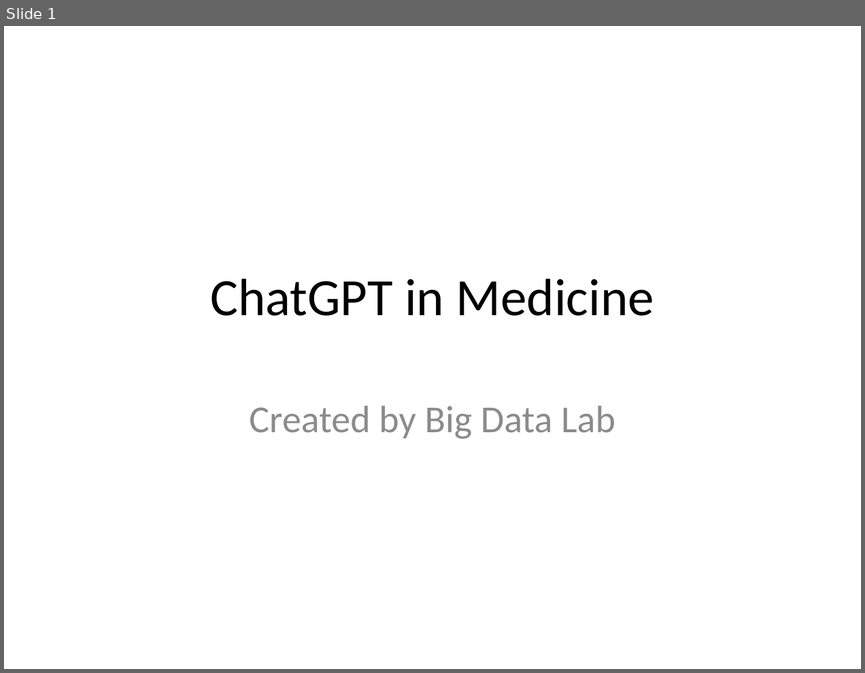
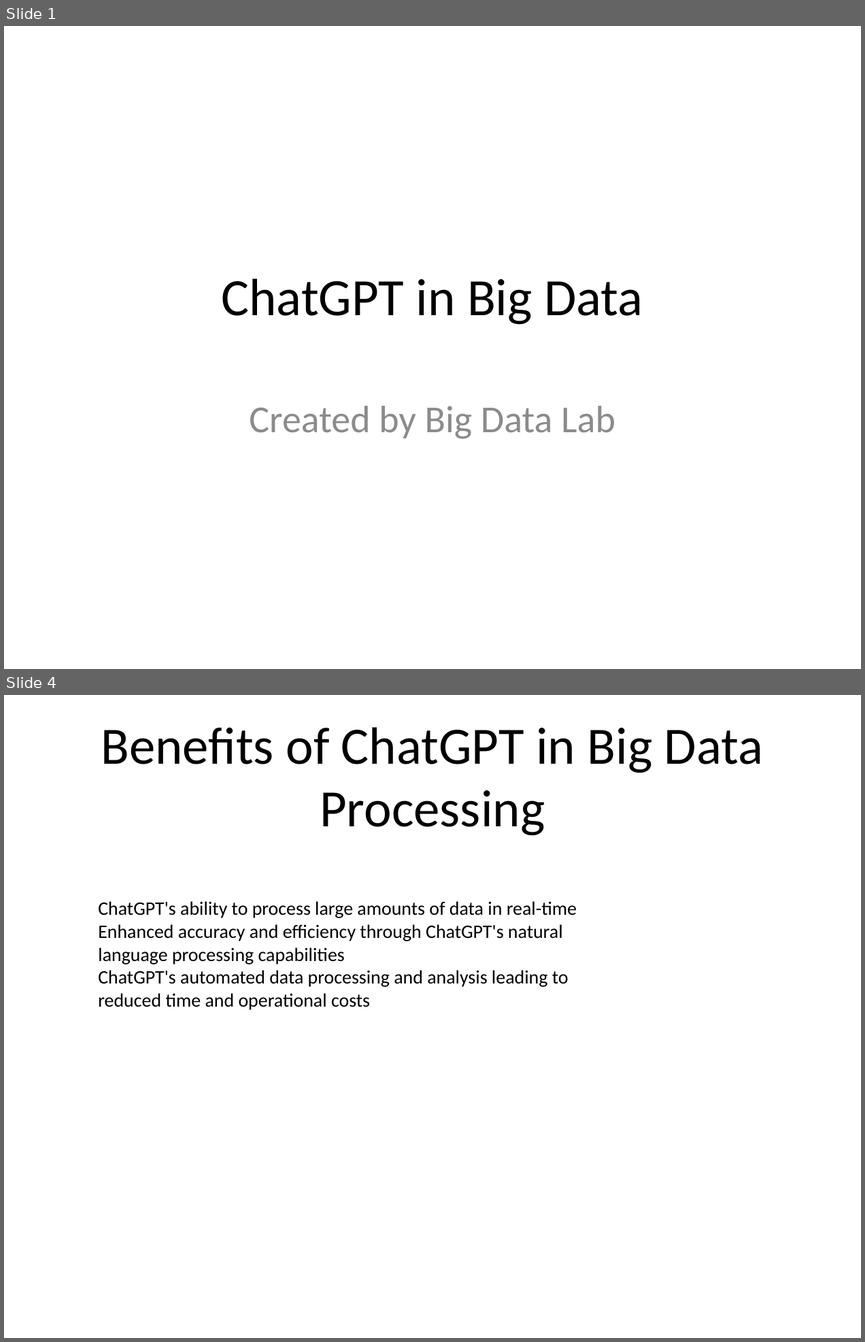
Before and after one commit to bithabib/create_ppt_using_chatgpt, a slide deck: First_presentation.pptx. Shown one above the other, each under a label of ours: slide 1 before the commit, slides 1 and 4 after it; the slides between them are not shown. The pictures are 865x673 and 865x1342 pixels, drawn with LibreOffice and Linux fonts; fonts in the diff are those of the drawing. Boxes give left, top, right and bottom in pixels: in the first picture for what was removed or moved away, otherwise in the second. Text is boxed around its words. In the diff, an @@ line names an element or a change of style, - is before the commit and + after.

```diff
--- a/First_presentation.pptx
+++ b/First_presentation.pptx
@@ slide 4 added at (4, 695, 861, 1338), background #FFFFFF @@
@@ title added at (101, 727, 763, 836), 44 pt, text #000000 @@
+Benefits of ChatGPT in Big Data Processing
@@ text added at (98, 901, 577, 1010), 16 pt, text #000000 @@
+ChatGPT's ability to process large amounts of data in real-time
+Enhanced accuracy and efficiency through ChatGPT's natural language processing capabilities
+ChatGPT's automated data processing and analysis leading to reduced time and operational costs
@@ slide 1 changed as well @@
@@ title at (221, 278, 643, 325): text changed @@
-ChatGPT in Medicine
+ChatGPT in Big Data
```
Also in this commit, not shown: 3 other slides added, 8 other files.
